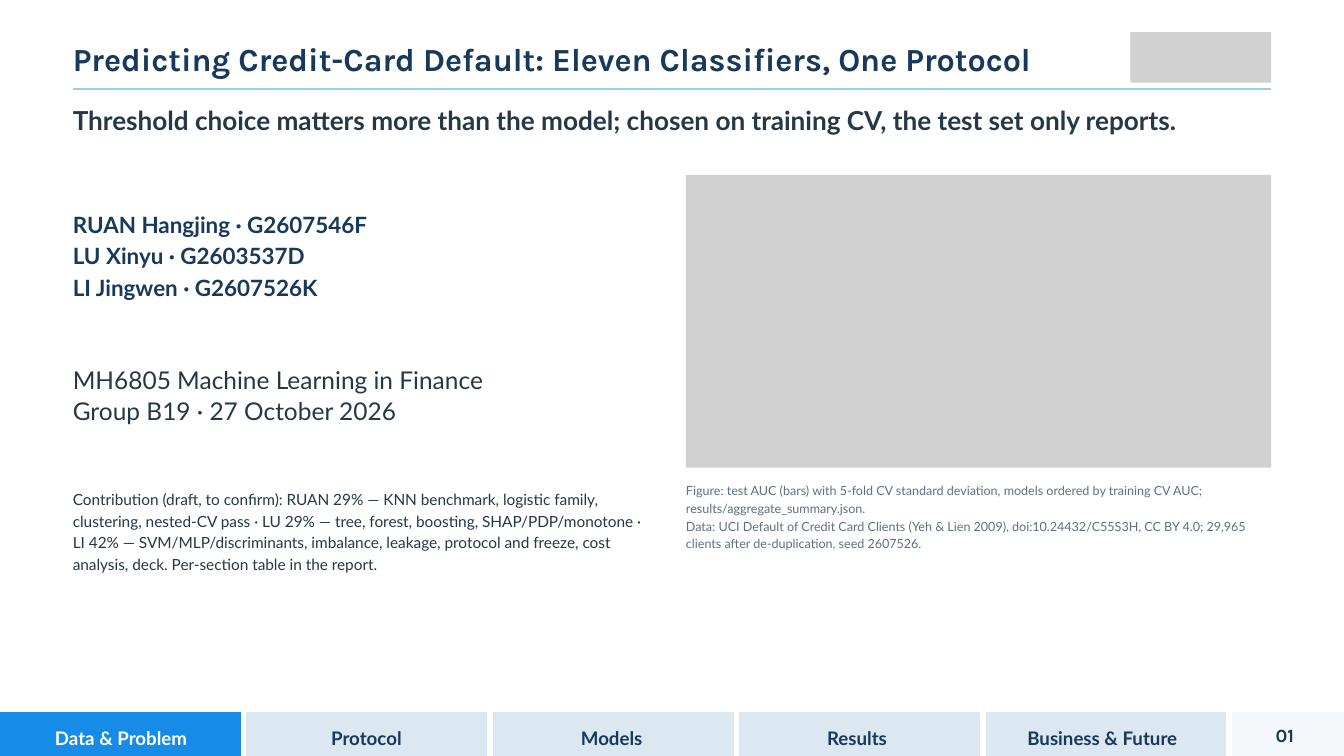
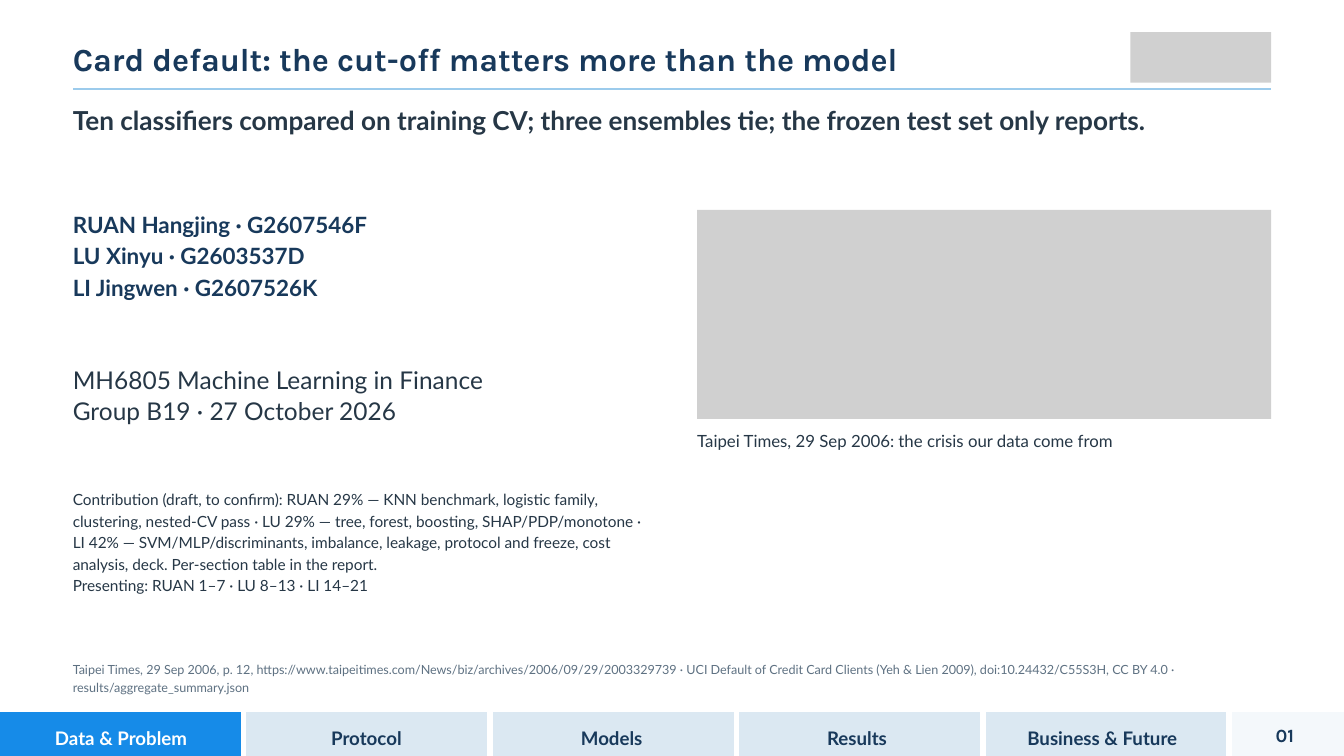
Before and after one commit to jingwen013-design/mh6805-credit-default, a slide deck: slide 1 of slides/MH6805_B19_Presentation.pptx. Drawn at 1344x756 pixels with LibreOffice and Linux fonts; fonts in the diff are those of the drawing; grey boxes stand for pictures. Boxes give left, top, right and bottom in pixels: in the first picture for what was removed or moved away, otherwise in the second. Text is boxed around its words. In the diff, an @@ line names an element or a change of style, - is before the commit and + after.

```diff
--- a/slides/MH6805_B19_Presentation.pptx
+++ b/slides/MH6805_B19_Presentation.pptx
@@ text at [73,48,897,72]: text changed @@
-Predicting Credit-Card Default: Eleven Classifiers, One Protocol
+Card default: the cut-off matters more than the model
@@ text at [73,110,1145,134]: text changed @@
-Threshold choice matters more than the model; chosen on training CV, the test set only reports.
+Ten classifiers compared on training CV; three ensembles tie; the frozen test set only reports.
@@ picture: place and size @@
-picture at [686,175,1271,467]
+picture at [698,210,1271,419]
@@ text at [697,434,1113,450]: text changed; size 13.5 to 18 pt; text colour #5E7182 to #263746 @@
-Figure: test AUC (bars) with 5-fold CV standard deviation, models ordered by training CV AUC; results/aggregate_summary.json.
-Data: UCI Default of Credit Card Clients (Yeh & Lien 2009), doi:10.24432/C55S3H, CC BY 4.0; 29,965 clients after de-duplication, seed 2607526.
+Taipei Times, 29 Sep 2006: the crisis our data come from
@@ text at [73,580,368,594]: paragraph added @@
+Presenting: RUAN 1–7 · LU 8–13 · LI 14–21
@@ text added at [73,664,1168,695], 13.5 pt, text #5E7182 @@
+Taipei Times, 29 Sep 2006, p. 12, https://www.taipeitimes.com/News/biz/archives/2006/09/29/2003329739 · UCI Default of Credit Card Clients (Yeh & Lien 2009), doi:10.24432/C55S3H, CC BY 4.0 · results/aggregate_summary.json
```
Also in this commit, not shown: 7 other slides changed, 15 slides added, 7 slides removed, 1 other file.
